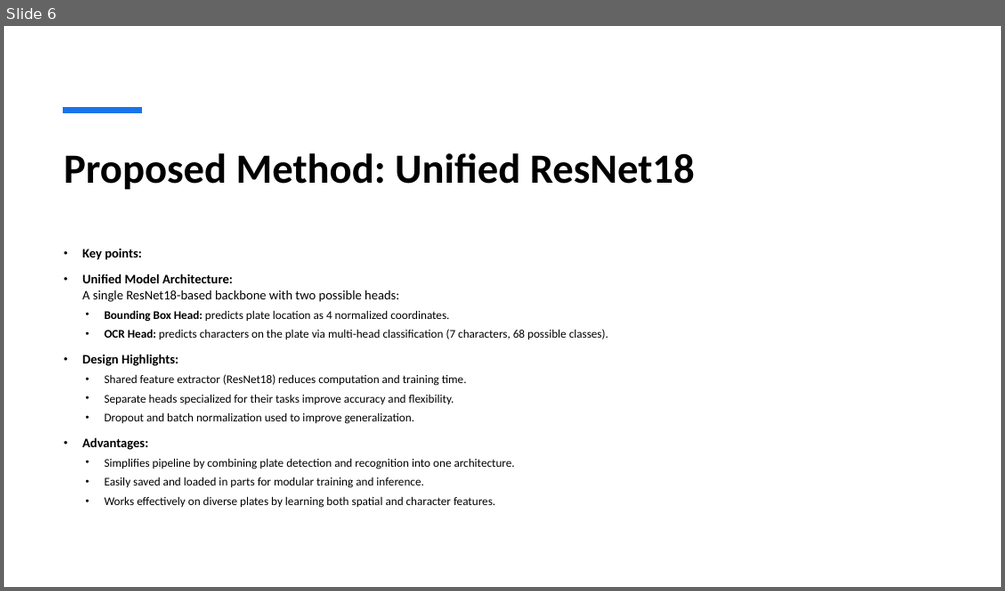
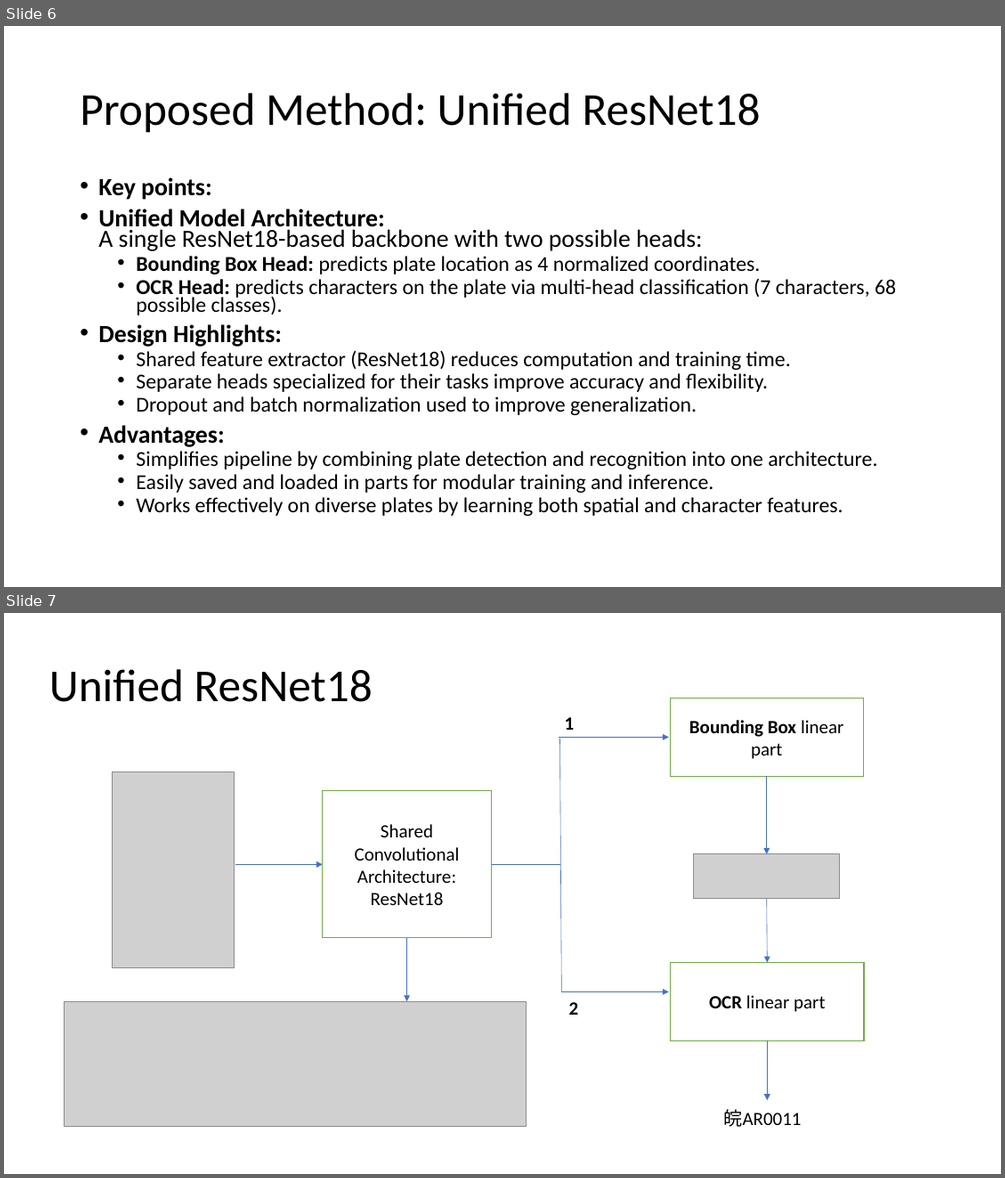
Before and after one commit to Obrigad0/Car-plate-Recognition-and-Reconstruction-with-DL, a slide deck: presentation.pptx. Shown one above the other, each under a label of ours: slide 6 before the commit, slides 6 and 7 after it. The pictures are 1005x591 and 1005x1178 pixels, drawn with LibreOffice and Linux fonts; fonts in the diff are those of the drawing; grey boxes stand for pictures. Boxes give left, top, right and bottom in pixels: in the first picture for what was removed or moved away, otherwise in the second. Text is boxed around its words. In the diff, an @@ line names an element or a change of style, - is before the commit and + after.

```diff
--- a/presentation.pptx
+++ b/presentation.pptx
@@ slide 7 added at [4, 613, 1001, 1174], background #FFFFFF @@
@@ title added at [49, 669, 372, 702], 44 pt, text #000000 @@
+Unified ResNet18
@@ text added at [565, 717, 574, 730], 18 pt, text #000000, bold @@
+1
@@ rectangle added at [671, 698, 864, 776], fill #FFFFFF, outline #70AD47 1 pt, 18 pt, text #000000, bold @@
+Bounding Box linear part
@@ arrow added from (558, 737) to (669, 737), #4472C4 0.5 pt @@
@@ line added from (559, 738) to (562, 992), #4472C4 0.5 pt @@
@@ picture added at [113, 771, 234, 966] @@
@@ rectangle added at [322, 791, 492, 938], fill #FFFFFF, outline #70AD47 1 pt, 18 pt, text #000000 @@
+Shared Convolutional Architecture:
+ResNet18
@@ arrow added from (767, 776) to (767, 854), #4472C4 0.5 pt @@
@@ arrow added from (235, 864) to (323, 864), #4472C4 0.5 pt @@
@@ line added from (492, 864) to (559, 864), #4472C4 0.5 pt @@
@@ picture added at [695, 854, 840, 898] @@
@@ arrow added from (767, 899) to (768, 962), #4472C4 0.5 pt @@
@@ arrow added from (407, 938) to (407, 1001), #4472C4 0.5 pt @@
@@ rectangle added at [671, 962, 864, 1040], fill #FFFFFF, outline #70AD47 1 pt, 18 pt, text #000000 @@
+OCR linear part
@@ picture added at [64, 1001, 526, 1126] @@
@@ arrow added from (562, 992) to (669, 992), #4472C4 0.5 pt @@
@@ text added at [569, 1002, 579, 1014], 18 pt, text #000000, bold @@
+2
@@ arrow added from (768, 1041) to (768, 1100), #4472C4 0.5 pt @@
@@ text added at [724, 1109, 801, 1127], 18 pt, text #000000 @@
+皖AR0011
@@ slide 6 changed as well @@
@@ title "Proposed Method: Unified ResNet18": place and size @@
-title "Proposed Method: Unified ResNet18" at [64, 153, 695, 190]
+title "Proposed Method: Unified ResNet18" at [80, 93, 760, 133]
@@ title "Proposed Method: Unified ResNet18" at [80, 93, 760, 133]: size 40 to 44 pt, bold off; line spacing 1 to 0.9; vertical alignment top to middle @@
@@ line removed from (63, 111) to (142, 111) @@
@@ text "Key points:": place and size @@
-text "Key points:" at [82, 248, 608, 507]
+text "Key points:" at [98, 177, 896, 516]
@@ text "Key points:" at [98, 177, 896, 516]: size 12.5 to 23.8 pt in "Key points:", "Unified Model Architecture: A single ResNet18-based backbone ...", "Design Highlights:", "Advantages:"; size 11.2 to 20.4 pt in "Bounding Box Head: predicts plate location as ...", "OCR Head: predicts characters on the plate ...", "Shared feature extractor (ResNet18) reduces computation and ...", "Separate heads specialized for their tasks improve ..." and 4 more places; line spacing 1 to 0.7; indent changed @@
```
Also in this commit, not shown: 14 other slides changed, 1 other slide added, 2 slides removed.
